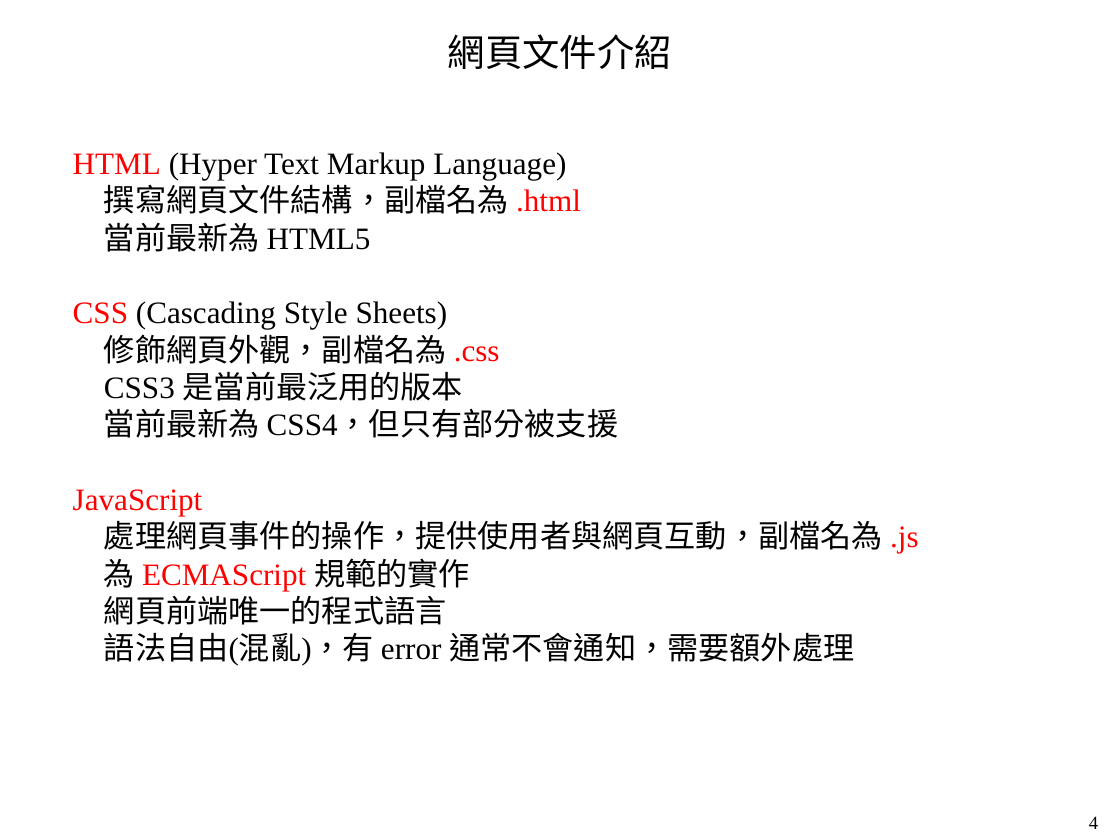
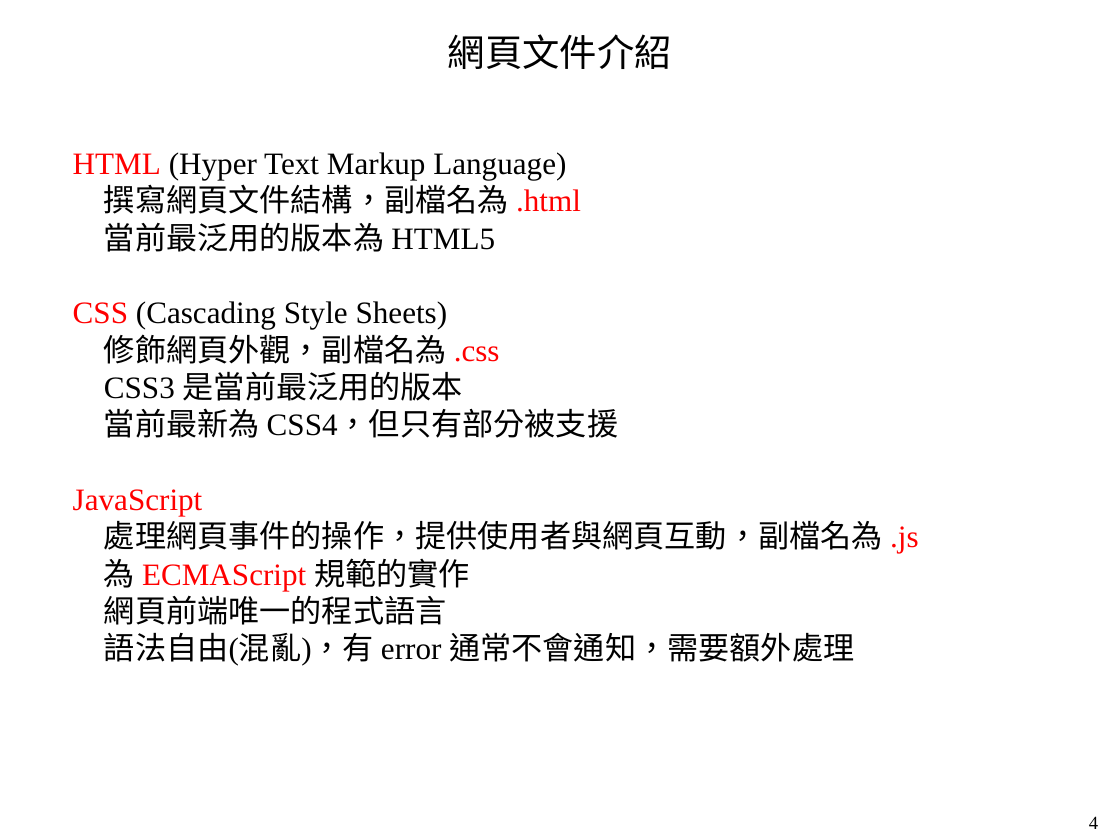
Before and after one commit to mar120434/2021_web_tutor, a slide deck: slide 4 of 靜態網頁.pptx. Drawn at 1120x840 pixels with LibreOffice and Linux fonts; fonts in the diff are those of the drawing. Boxes give left, top, right and bottom in pixels: in the first picture for what was removed or moved away, otherwise in the second. Text is boxed around its words. In the diff, an @@ line names an element or a change of style, - is before the commit and + after.

```diff
--- a/靜態網頁.pptx
+++ b/靜態網頁.pptx
@@ text at box(104, 223, 495, 252): text changed @@
-當前最新為 HTML5
+當前最泛用的版本為 HTML5
```
Also in this commit, not shown: 4 other slides changed, 5 slides added.
